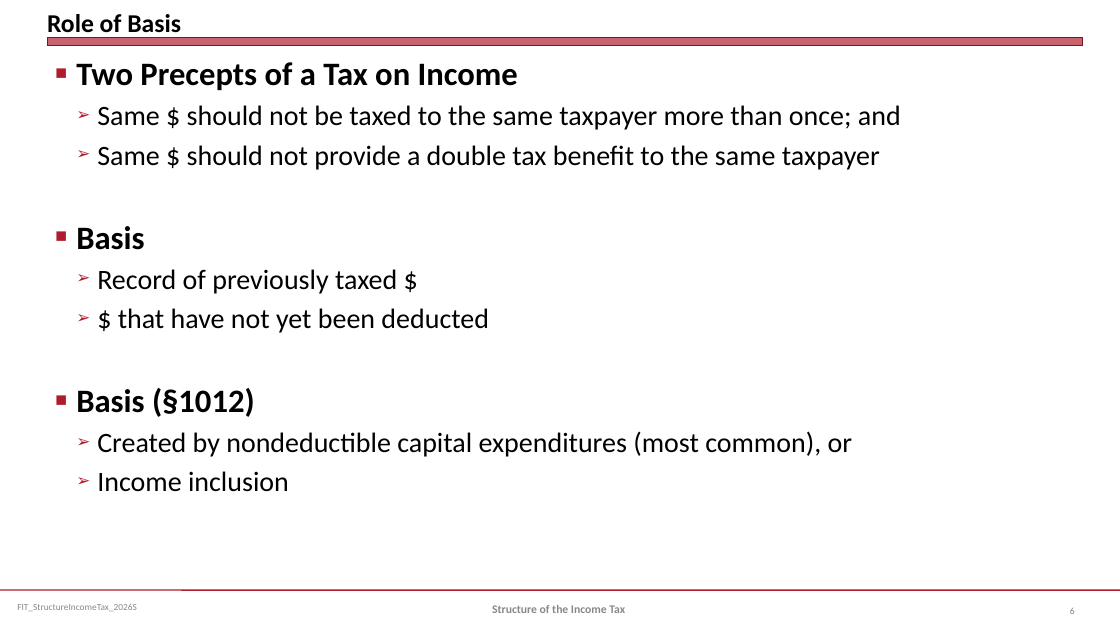
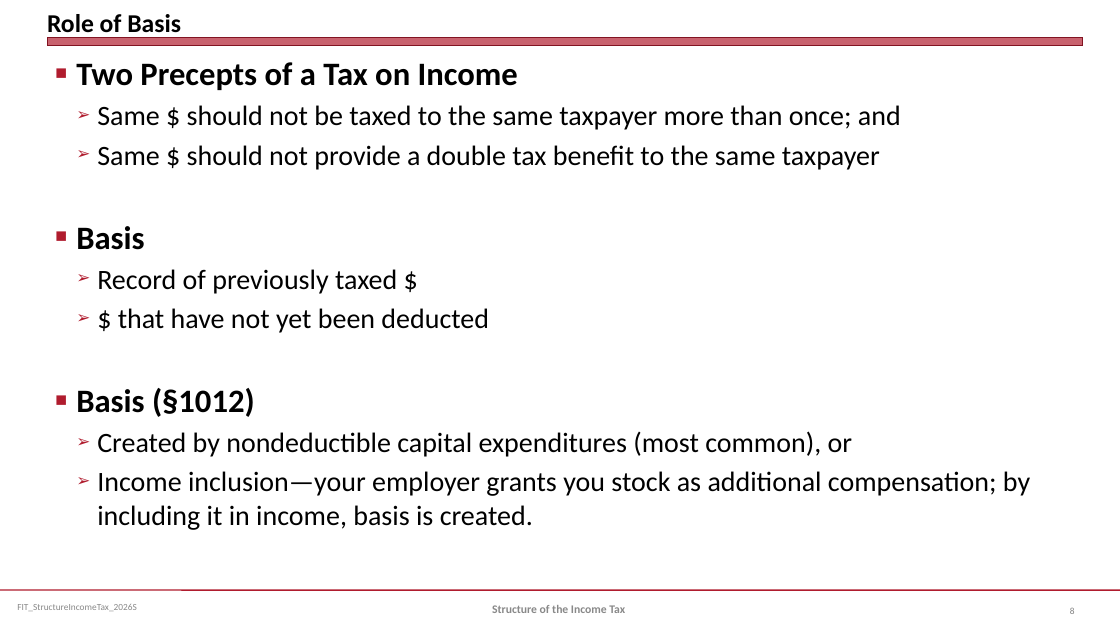
Before and after one commit to jmc877/Fed-Income-Tax, a slide deck: slide 8 of slides/FIT_StructureIncomeTax_2026S.pptx (slide 6 before the commit). Drawn at 1120x630 pixels with LibreOffice and Linux fonts; fonts in the diff are those of the drawing. Boxes give left, top, right and bottom in pixels: in the first picture for what was removed or moved away, otherwise in the second. Text is boxed around its words. In the diff, an @@ line names an element or a change of style, - is before the commit and + after.

```diff
--- a/slides/FIT_StructureIncomeTax_2026S.pptx
+++ b/slides/FIT_StructureIncomeTax_2026S.pptx
@@ text at (97, 471, 1030, 530): text changed @@
-  ➢ Income inclusion
+  ➢ Income inclusion—your employer grants you stock as additional compensation; by including it in income, basis is created.
```
Also in this commit, not shown: 21 other slides changed, 5 slides added, 2 other files.
